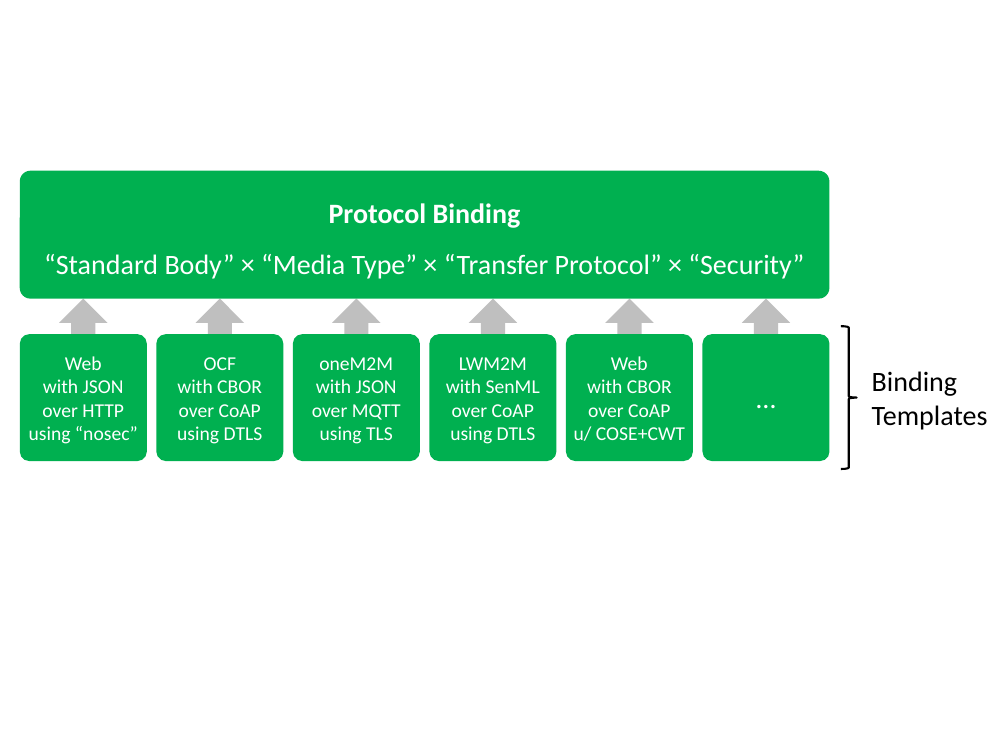
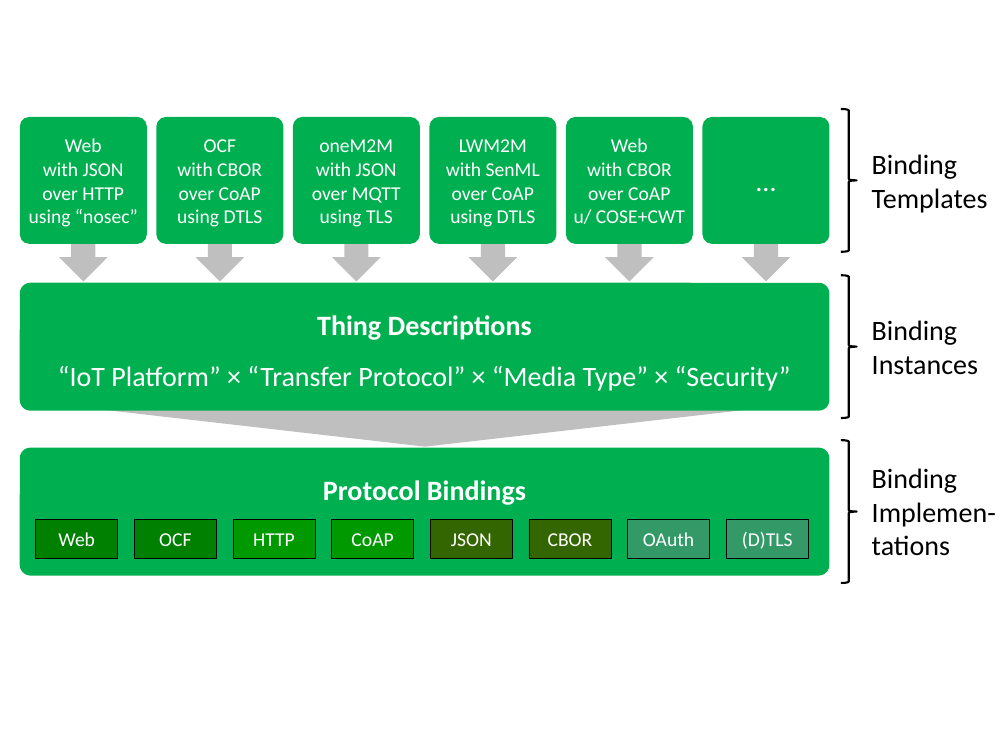
Before and after one commit to w3c/wot-architecture, a slide deck: slide 5 of images/wot-architecture-figures.pptx (slide 4 before the commit). Drawn at 1008x756 pixels with LibreOffice and Linux fonts; fonts in the diff are those of the drawing. Boxes give left, top, right and bottom in pixels: in the first picture for what was removed or moved away, otherwise in the second. Text is boxed around its words. In the diff, an @@ line names an element or a change of style, - is before the commit and + after.

```diff
--- a/images/wot-architecture-figures.pptx
+++ b/images/wot-architecture-figures.pptx
@@ 6 rounded rectangles, 1 right brace: place and size @@
-6 rounded rectangles, 1 right brace at <box>20,327,857,470</box>
+6 rounded rectangles, 1 right brace at <box>20,109,857,252</box>
@@ text "Binding Templates": place and size @@
-text "Binding Templates" at <box>872,371,988,430</box>
+text "Binding Templates" at <box>872,154,988,213</box>
@@ 6 down arrows: place and size @@
-6 down arrows at <box>59,298,790,356</box>
+6 down arrows at <box>59,225,790,282</box>
@@ mirrored in 6 elements at <box>59,225,108,282</box>, <box>469,225,517,282</box>, <box>605,225,653,282</box>, <box>196,225,244,282</box>, <box>332,225,380,282</box>, <box>742,225,790,282</box> @@
@@ rounded rectangle "Thing Descriptions": place and size @@
-rounded rectangle "Thing Descriptions" at <box>20,170,830,298</box>
+rounded rectangle "Thing Descriptions" at <box>20,283,830,411</box>
@@ right brace added at <box>841,275,857,418</box>, outline #000000 1.5 pt @@
@@ text in rounded rectangle at <box>58,315,791,391</box>: text changed @@
-Protocol Binding
-“Standard Body” × “Media Type” × “Transfer Protocol” × “Security”
+Thing Descriptions
+“IoT Platform” × “Transfer Protocol” × “Media Type” × “Security”
@@ text added at <box>872,320,978,375</box>, 20 pt, text #000000 @@
+Binding
+Instances
@@ down arrow added at <box>92,370,759,447</box>, fill #BFBFBF @@
@@ rounded rectangle added at <box>20,448,830,576</box>, fill #00B050, 20 pt, text #FFFFFF, bold @@
+Protocol Bindings
@@ right brace added at <box>841,440,857,584</box>, outline #000000 1.5 pt @@
@@ text added at <box>872,468,996,556</box>, 20 pt, text #000000 @@
+Binding
+Implemen-
+tations
@@ rectangle added at <box>35,519,117,558</box>, fill #008000, outline #000000 0.5 pt, 14 pt, text #FFFFFF @@
+Web
@@ rectangle added at <box>134,519,216,558</box>, fill #008000, outline #000000 0.5 pt, 14 pt, text #FFFFFF @@
+OCF
@@ rectangle added at <box>233,519,314,558</box>, fill #009900, outline #000000 0.5 pt, 14 pt, text #FFFFFF @@
+HTTP
@@ rectangle added at <box>332,519,413,558</box>, fill #009900, outline #000000 0.5 pt, 14 pt, text #FFFFFF @@
+CoAP
@@ rectangle added at <box>430,519,512,558</box>, fill #336600, outline #000000 0.5 pt, 14 pt, text #FFFFFF @@
+JSON
@@ rectangle added at <box>529,519,611,558</box>, fill #336600, outline #000000 0.5 pt, 14 pt, text #FFFFFF @@
+CBOR
@@ rectangle added at <box>628,519,710,558</box>, fill #339966, outline #000000 0.5 pt, 14 pt, text #FFFFFF @@
+OAuth
@@ rectangle added at <box>726,519,807,558</box>, fill #339966, outline #000000 0.5 pt, 14 pt, text #FFFFFF @@
+(D)TLS
```
Also in this commit, not shown: 10 other slides changed, 2 slides added, 8 slides removed, 13 other files.
